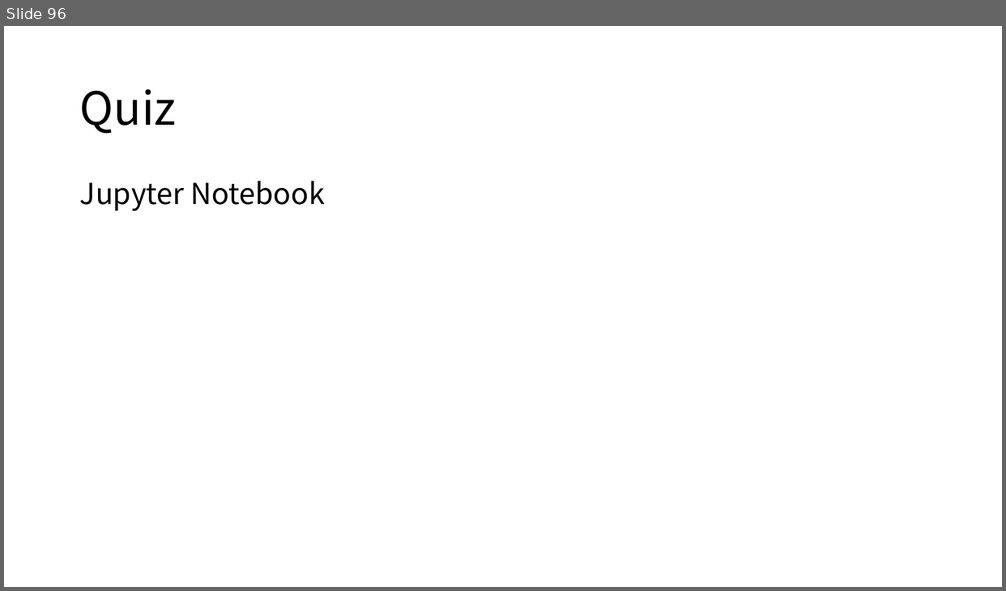
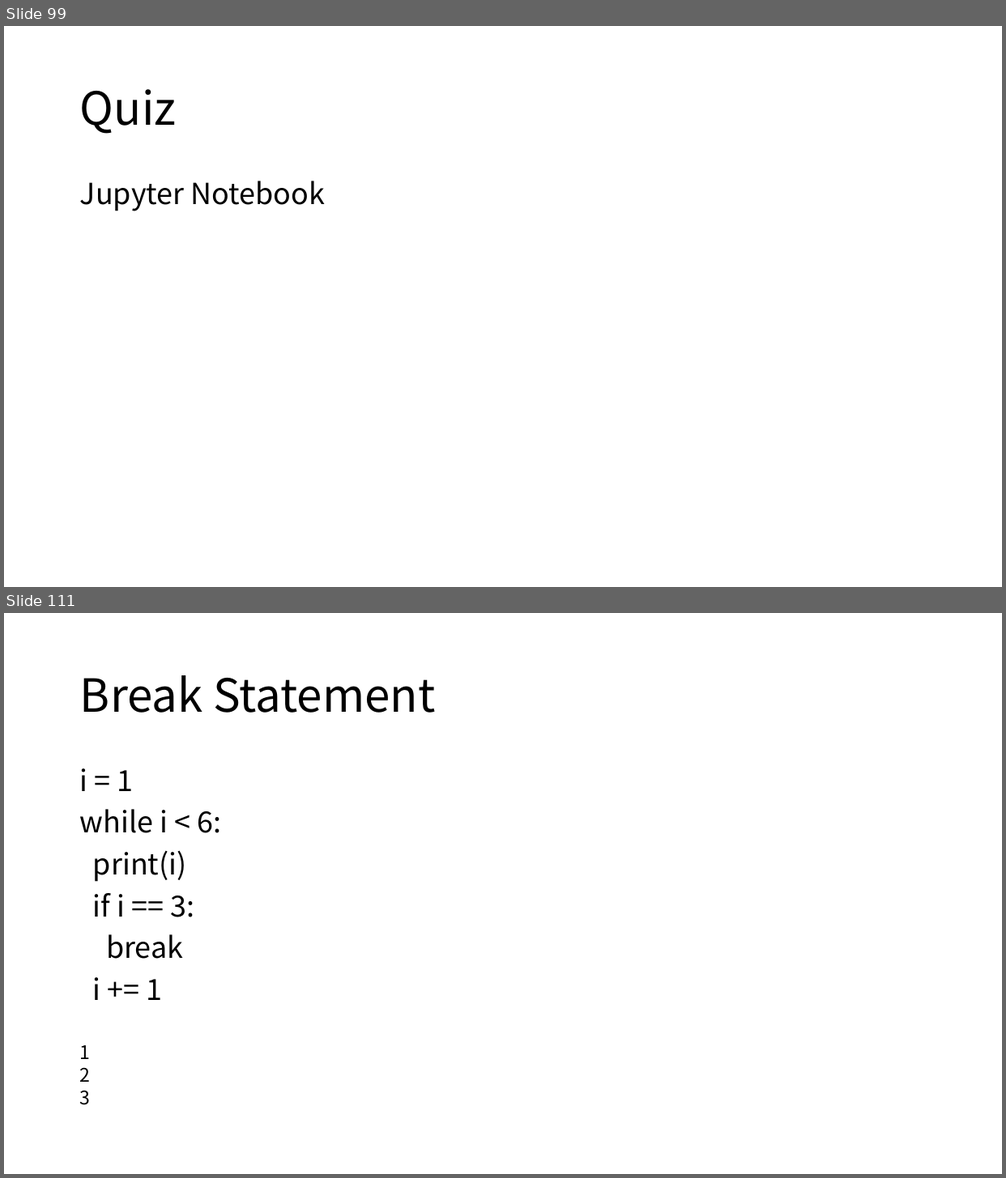
Before and after one commit to HanSeunghyuk/Python_Tutorial, a slide deck: Python Tutorial.pptx. Shown one above the other, each under a label of ours: slide 96 before the commit, slides 99 and 111 after it; the slides between them are not shown. The pictures are 1006x591 and 1006x1178 pixels, drawn with LibreOffice and Linux fonts; fonts in the diff are those of the drawing. Boxes give left, top, right and bottom in pixels: in the first picture for what was removed or moved away, otherwise in the second. Text is boxed around its words. In the diff, an @@ line names an element or a change of style, - is before the commit and + after.

```diff
--- a/Python Tutorial.pptx
+++ b/Python Tutorial.pptx
@@ slide 111 added at <box>4,613,1002,1174</box>, background #FFFFFF @@
@@ title added at <box>80,675,435,713</box>, 44 pt, text #000000 @@
+Break Statement
@@ text added at <box>80,769,221,1000</box>, 28 pt, text #000000 @@
+i = 1
+while i < 6:
+print(i)
+if i == 3:
+break
+i += 1
@@ text added at <box>80,1046,91,1105</box>, 18 pt, text #000000 @@
+1
+2
+3
@@ what was slide 96 is now slide 99 @@
```
Also in this commit, not shown: 16 other slides added.
